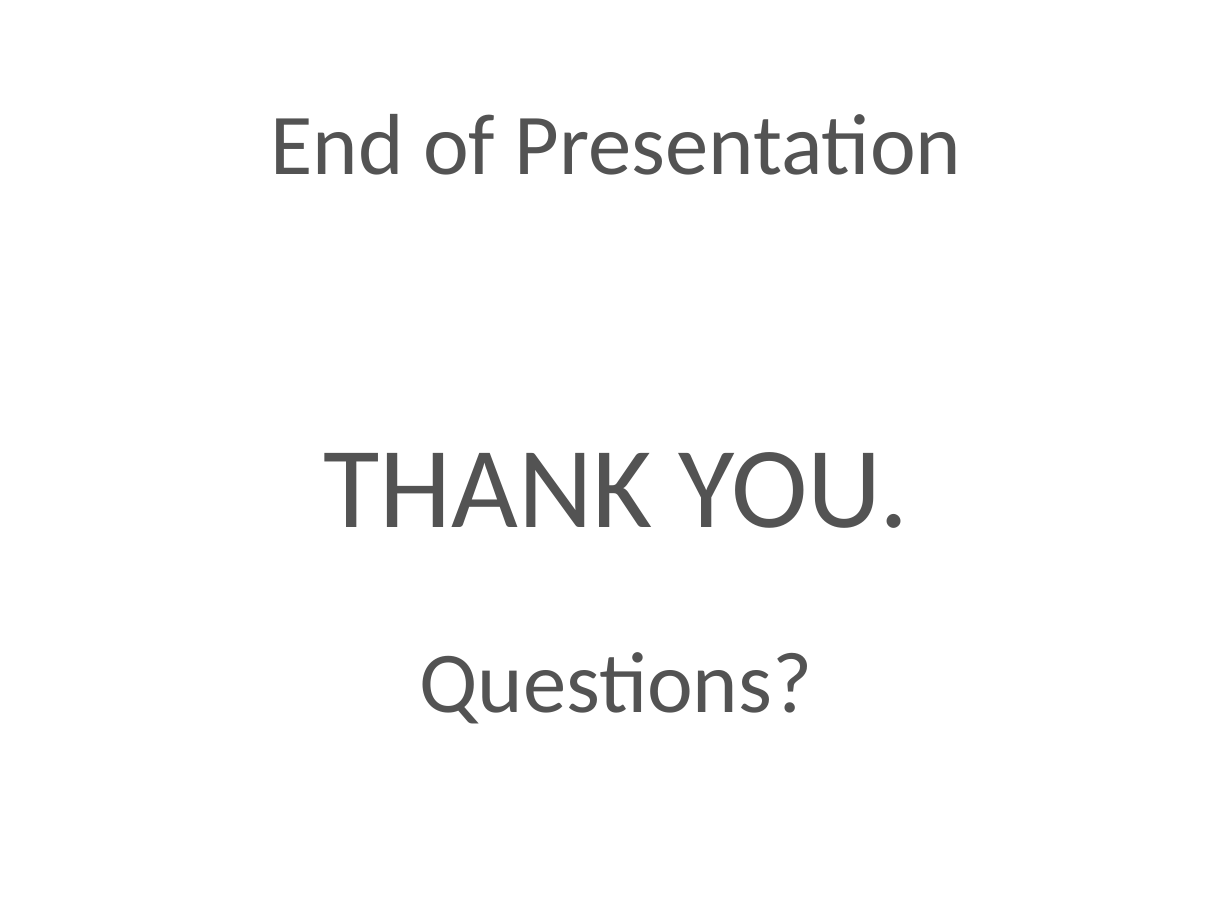
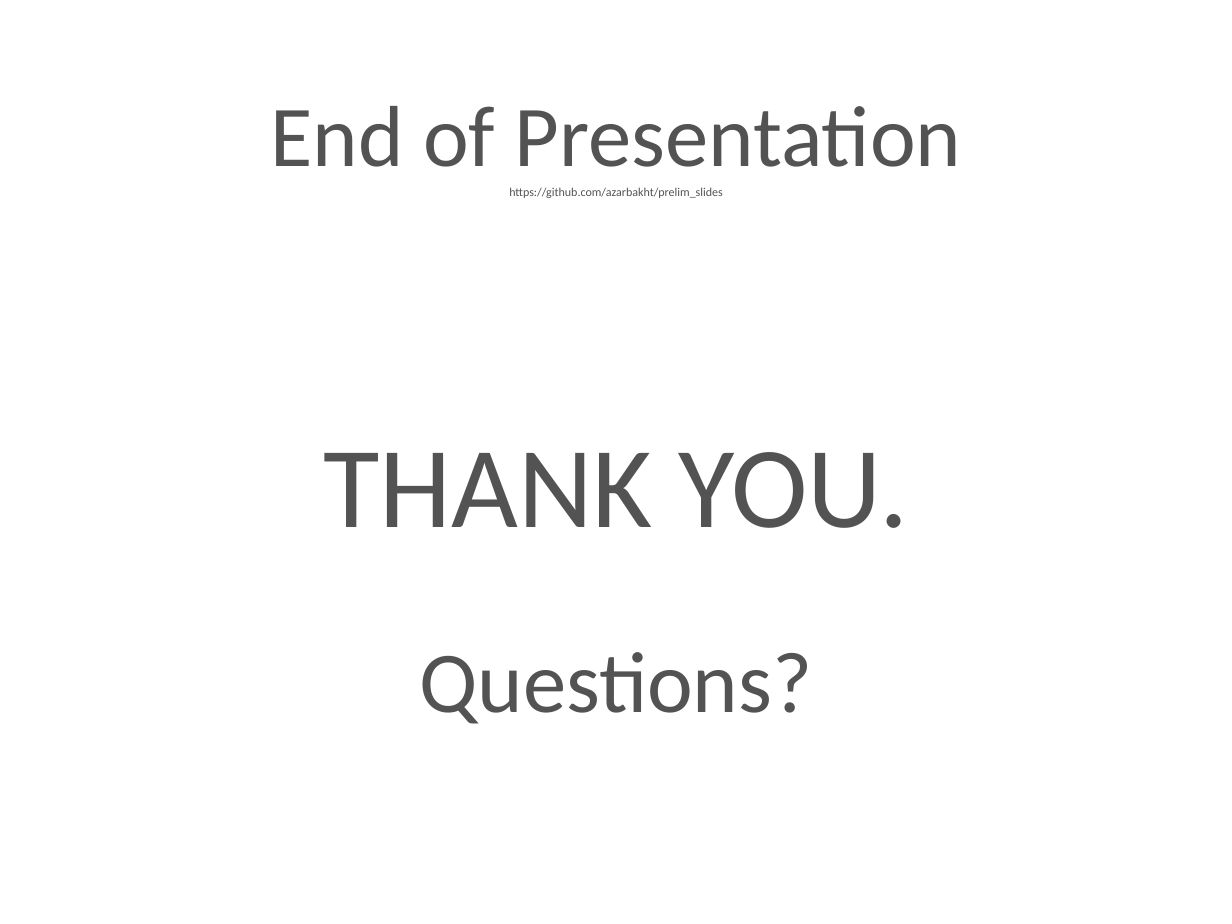
Before and after one commit to azarbakht/prelim_slides, a slide deck: slide 24 of Prelim_Slides_Amir.ppt (slide 20 before the commit). Drawn at 1232x924 pixels with LibreOffice and Linux fonts; fonts in the diff are those of the drawing; background and template pictures are left out. Boxes give left, top, right and bottom in pixels: in the first picture for what was removed or moved away, otherwise in the second. Text is boxed around its words. In the diff, an @@ line names an element or a change of style, - is before the commit and + after.

```diff
--- a/Prelim_Slides_Amir.ppt
+++ b/Prelim_Slides_Amir.ppt
@@ title at (270, 106, 962, 198): text changed; size 72 to 10 pt @@
-End of Presentation
+End of Presentation
+https://github.com/azarbakht/prelim_slides
```
Also in this commit, not shown: 8 other slides changed, 1 other file.
